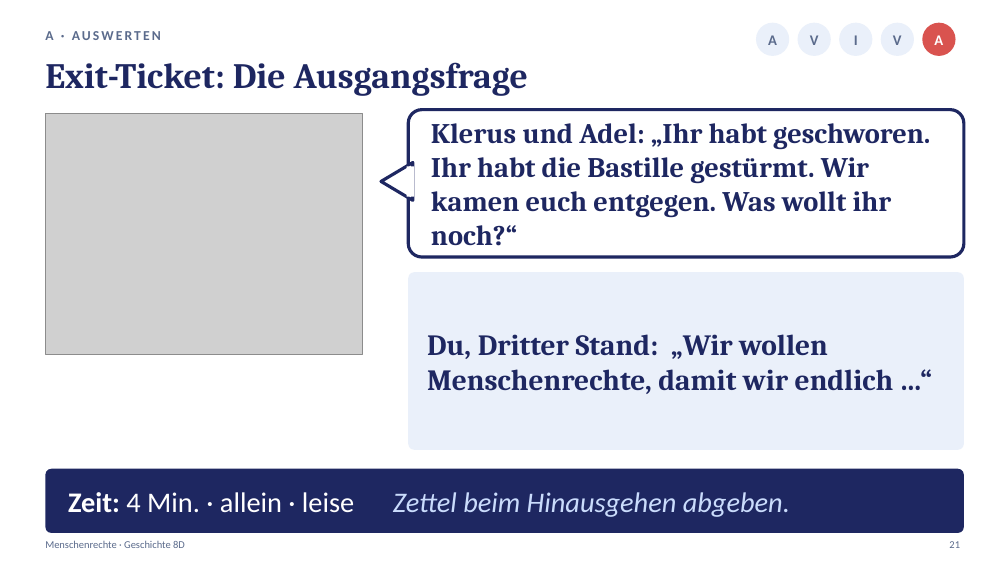
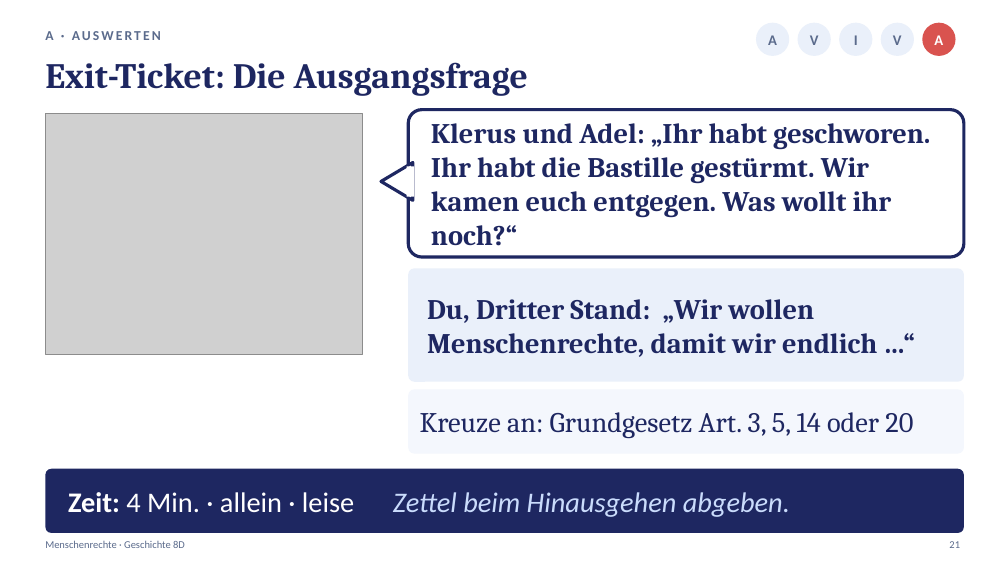
Before and after one commit to golzkonstantin-gif/Schule, a slide deck: slide 21 of Geschichte_8D/Stunde4_Menschenrechte/Praesentation_Stunde4_Menschenrechte_8D.pptx. Drawn at 1008x567 pixels with LibreOffice and Linux fonts; fonts in the diff are those of the drawing; grey boxes stand for pictures. Boxes give left, top, right and bottom in pixels: in the first picture for what was removed or moved away, otherwise in the second. Text is boxed around its words. In the diff, an @@ line names an element or a change of style, - is before the commit and + after.

```diff
--- a/Geschichte_8D/Stunde4_Menschenrechte/Praesentation_Stunde4_Menschenrechte_8D.pptx
+++ b/Geschichte_8D/Stunde4_Menschenrechte/Praesentation_Stunde4_Menschenrechte_8D.pptx
@@ rounded rectangle: place and size @@
-rounded rectangle at box(408, 272, 964, 450)
+rounded rectangle at box(408, 268, 964, 382)
@@ rounded rectangle at box(408, 268, 964, 382): proportions changed @@
@@ text "Du, Dritter Stand: „Wir wollen ..." at box(427, 299, 877, 357): size 28 to 27 pt @@
@@ rounded rectangle added at box(408, 389, 964, 454), fill #F4F7FD @@
@@ text added at box(420, 412, 913, 439), 27 pt, text #1E2761 @@
+Kreuze an: Grundgesetz Art. 3, 5, 14 oder 20
```
Also in this commit, not shown: 10 other files.
